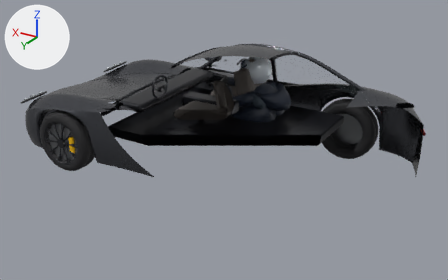
The glTF model Horizon-REA-2026/public/models/selected/porsche-911.glb, before and after one commit.
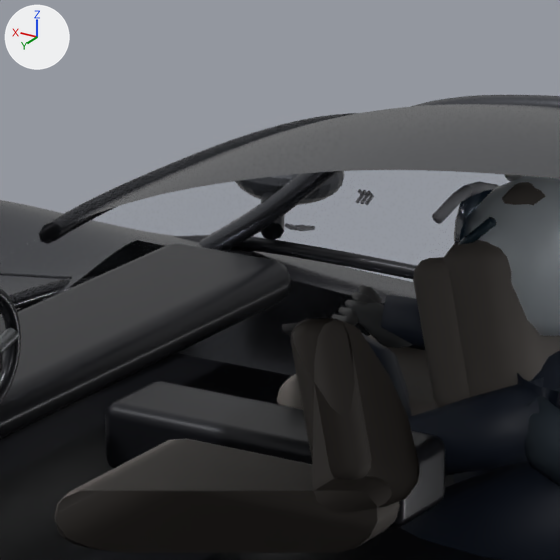
Old and new are each drawn whole from a 50 mm lens placed at (-3.36, 5.28, 2.96), pointed at (-0.21, 0.03, 0.33) and again close up on the part from 37% to 58% of the width and 10% to 43% of the height. The lights are fixed; the arrows at upper left show +X, +Y and +Z. The last two pictures show the newer version. Everything nearer to the camera than a plane just in front of the edit is cut away. Where no turn or scale is listed for an object, it has been applied to the vertices. Vertices at exactly the same position are counted once.

Names of what the first close-up shows: 'Banqueta', 'Consola central', 'Cubierta coupe', 'Cubierta coupe.001', 'HorizonPilotV14_aerodynamic_fullface_helmet', 'HorizonPilotV14_anatomical_legs.001', 'HorizonPilotV14_curved_arm', 'HorizonPilotV14_curved_arm.001', 'HorizonPilotV14_gloved_fingers', 'Respaldo', 'Respaldo.001', 'Suelo interior', 'Tablero', 'Ventanilla.001' and 32 more.
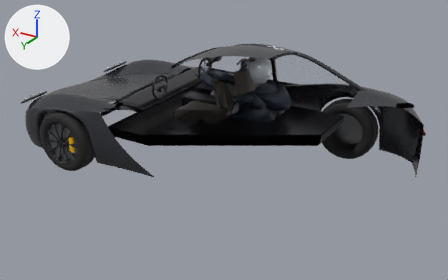
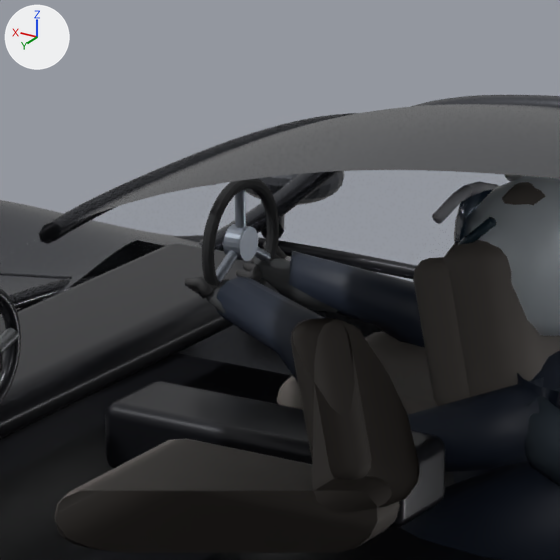
Pixel boxes (x1, y1, x2, y2) of what changed, in the close-ups (560 x 560 px; the box of a moved part takes in the faces that stretch with it):
'HorizonPilotV14_curved_arm.001', reshaped
    before: (362, 333, 544, 475)
    after: (216, 277, 544, 472)
'HorizonPilotV14_curved_arm', reshaped
    before: (381, 295, 425, 350)
    after: (289, 251, 425, 347)
'V14DriverSteeringRim', added (black)
    after: (202, 178, 279, 286)
'HorizonPilotV14_gloved_fingers', reshaped (33% wider, 12% taller)
    before: (350, 300, 413, 348)
    after: (254, 258, 338, 312)
'V14DriverSteeringHub', added
    after: (223, 224, 258, 261)
'V14DriverSteeringSpoke', added
    after: (235, 189, 246, 228)
'V14DriverSteeringSpoke.002', added
    after: (216, 250, 237, 283)
'HorizonPilotV14_gloved_fingers.001', reshaped (not visible before)
    after: (206, 279, 239, 328)
'V14DriverSteeringSpoke.001', added
    after: (254, 247, 271, 261)
part 3 of me_curved_arm_003, moved or reshaped
    before: (362, 333, 411, 416)
    after: (216, 277, 413, 416)
'Carroceria.002', unchanged, covered by the edit
    before: (202, 246, 416, 303)
    after: (215, 248, 414, 283)

The change, as a list of edits to the scene's bpy script:
```text
Change me_curved_arm_002:
    remove me_curved_arm_002.from_pydata(...)  # 60 vertices, 116 faces; spans x -0.505..0.029, y -0.617..-0.394, z 0.712..0.951
    add me_curved_arm_002.from_pydata(...)  # 60 vertices, 116 faces; spans x -0.505..0.239, y -0.617..-0.394, z 0.719..1.002
    me_curved_arm_002 part 1: 36 of 60 vertices moved; they spanned x -0.213..0.029, y -0.617..-0.394, z 0.712..0.951 and now span x -0.207..0.239, y -0.617..-0.394, z 0.719..1.002; mean shift (0.111, 0.0, 0.028); largest move (0.029, -0.467, 0.885) -> (0.239, -0.467, 0.938)
Change me_gloved_fingers_002:
    remove me_gloved_fingers_002.from_pydata(...)  # 36 vertices, 68 faces; spans x -0.06..0.076, y -0.4819..-0.3859, z 0.867..0.927
    add me_gloved_fingers_002.from_pydata(...)  # 36 vertices, 68 faces; spans x 0.0956..0.286, y -0.4819..-0.3859, z 0.9063..0.98
    me_gloved_fingers_002 part 2: 36 of 36 vertices moved; they spanned x -0.06..0.076, y -0.4819..-0.3859, z 0.867..0.927 and now span x 0.0956..0.286, y -0.4819..-0.3859, z 0.9063..0.98; mean shift (0.1995, 0.0, 0.0504)
Change me_curved_arm_003:
    remove me_curved_arm_003.from_pydata(...)  # 60 vertices, 116 faces; spans x -0.505..0.029, y -0.294..-0.071, z 0.712..0.951
    add me_curved_arm_003.from_pydata(...)  # 60 vertices, 116 faces; spans x -0.505..0.239, y -0.294..-0.071, z 0.719..1.002
    me_curved_arm_003 part 3: 36 of 60 vertices moved; they spanned x -0.213..0.029, y -0.294..-0.071, z 0.712..0.951 and now span x -0.207..0.239, y -0.294..-0.071, z 0.719..1.002; mean shift (0.111, 0.0, 0.028); largest move (0.029, -0.22, 0.885) -> (0.239, -0.22, 0.938)
Change me_gloved_fingers_003:
    remove me_gloved_fingers_003.from_pydata(...)  # 36 vertices, 68 faces; spans x -0.06..0.076, y -0.3019..-0.2059, z 0.867..0.927
    add me_gloved_fingers_003.from_pydata(...)  # 36 vertices, 68 faces; spans x 0.0956..0.286, y -0.3019..-0.2059, z 0.9063..0.98
    me_gloved_fingers_003 part 4: 36 of 36 vertices moved; they spanned x -0.06..0.076, y -0.3019..-0.2059, z 0.867..0.927 and now span x 0.0956..0.286, y -0.3019..-0.2059, z 0.9063..0.98; mean shift (0.1995, 0.0, 0.0504)
Add ob_v14driversteeringhub:
    ob_v14driversteeringhub = bpy.data.objects.new('V14DriverSteeringHub', me_cylinder_008)  # a 24-sided cylinder along x spanning x -0.018..0.018, y -0.032..0.032, z -0.032..0.032; in mat_v14_steering_hub_anodized (grey #89909b)
    ob_v14driversteeringhub.location = (0.264, -0.344, 0.961)
Add ob_v14driversteeringspoke_002:
    ob_v14driversteeringspoke_002 = bpy.data.objects.new('V14DriverSteeringSpoke.002', me_v14driversteeringspoke_002)  # 16 vertices, 16 faces; spans x 0.254..0.274, y -0.3489..-0.2523, z 0.9023..0.9697; in mat_v14_steering_hub_anodized (grey #89909b)
    ob_v14driversteeringspoke_002.location = (0.0, 0.0, 0.0)
Add ob_v14driversteeringspoke_001:
    ob_v14driversteeringspoke_001 = bpy.data.objects.new('V14DriverSteeringSpoke.001', me_v14driversteeringspoke_001)  # 16 vertices, 16 faces; spans x 0.254..0.274, y -0.4355..-0.3389, z 0.9023..0.9697; in mat_v14_steering_hub_anodized (grey #89909b)
    ob_v14driversteeringspoke_001.location = (0.0, 0.0, 0.0)
Add ob_v14driversteeringspoke:
    ob_v14driversteeringspoke = bpy.data.objects.new('V14DriverSteeringSpoke', me_v14driversteeringspoke)  # 16 vertices, 16 faces; spans x 0.254..0.274, y -0.3539..-0.3339, z 0.961..1.061; in mat_v14_steering_hub_anodized (grey #89909b)
    ob_v14driversteeringspoke.location = (0.0, 0.0, 0.0)
Add ob_v14driversteeringrim:
    ob_v14driversteeringrim = bpy.data.objects.new('V14DriverSteeringRim', me_torus_012)  # a torus around x (ring radius 0.112, tube radius 0.012) spanning x -0.011..0.011, y -0.124..0.124, z -0.124..0.124; in mat_v14_steering_rim_dark_suede (black #232427)
    ob_v14driversteeringrim.location = (0.264, -0.344, 0.961)
```
